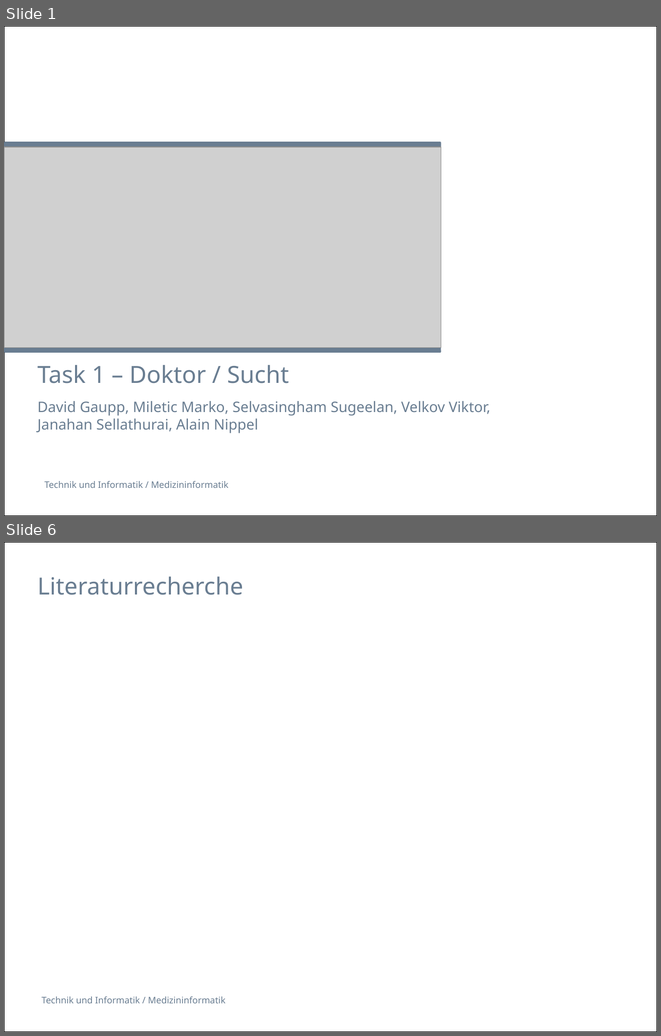
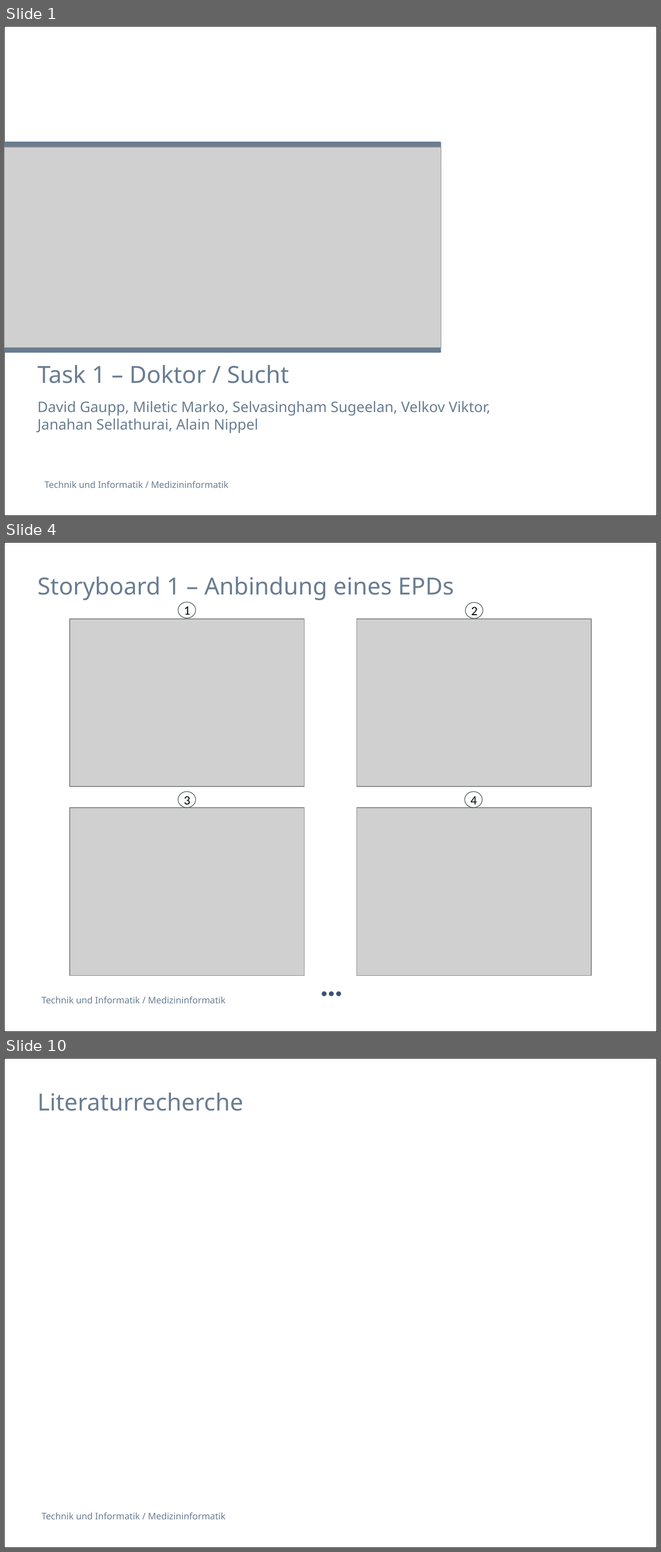
Before and after one commit to selvs1/ePsyDoc, a slide deck: doc/task-01/Präsentation/Task1_Doctor_Addiction.pptx. Shown one above the other, each under a label of ours: slides 1 and 6 before the commit, slides 1, 4 and 10 after it; the slides between them are not shown. The pictures are 661x1036 and 661x1552 pixels, drawn with LibreOffice and Linux fonts; fonts in the diff are those of the drawing; grey boxes stand for pictures; background and template pictures are left out. Boxes give left, top, right and bottom in pixels: in the first picture for what was removed or moved away, otherwise in the second. Text is boxed around its words. In the diff, an @@ line names an element or a change of style, - is before the commit and + after.

```diff
--- a/doc/task-01/Präsentation/Task1_Doctor_Addiction.pptx
+++ b/doc/task-01/Präsentation/Task1_Doctor_Addiction.pptx
@@ slide 4 added at (x1=4, y1=542, x2=657, y2=1032), background #FFFFFF; not listed: 2 template elements that a slide beside it also shows @@
@@ title added at (x1=37, y1=576, x2=453, y2=600), 26 pt, text #697D91 @@
+Storyboard 1 – Anbindung eines EPDs
@@ ellipse added at (x1=178, y1=602, x2=196, y2=618), outline #536253 0.75 pt @@
@@ ellipse added at (x1=465, y1=602, x2=483, y2=618), outline #536253 0.75 pt @@
@@ picture added at (x1=70, y1=619, x2=305, y2=787) @@
@@ text added at (x1=184, y1=606, x2=190, y2=618), 14 pt, text #000000 @@
+1
@@ picture added at (x1=356, y1=619, x2=591, y2=787) @@
@@ text added at (x1=471, y1=607, x2=477, y2=619), 14 pt, text #000000 @@
+2
@@ ellipse added at (x1=178, y1=792, x2=196, y2=808), outline #536253 0.75 pt @@
@@ text added at (x1=184, y1=796, x2=190, y2=808), 14 pt, text #000000 @@
+3
@@ ellipse added at (x1=465, y1=792, x2=483, y2=808), outline #536253 0.75 pt @@
@@ text added at (x1=470, y1=796, x2=477, y2=808), 14 pt, text #000000 @@
+4
@@ picture added at (x1=70, y1=808, x2=305, y2=976) @@
@@ picture added at (x1=356, y1=808, x2=591, y2=976) @@
@@ text added at (x1=314, y1=960, x2=351, y2=1006), 36 pt, text #3C5271, bold @@
+…
@@ what was slide 6 is now slide 10 @@
```
Also in this commit, not shown: 1 slide changed, 6 other slides added, 3 slides removed, 2 other files.
